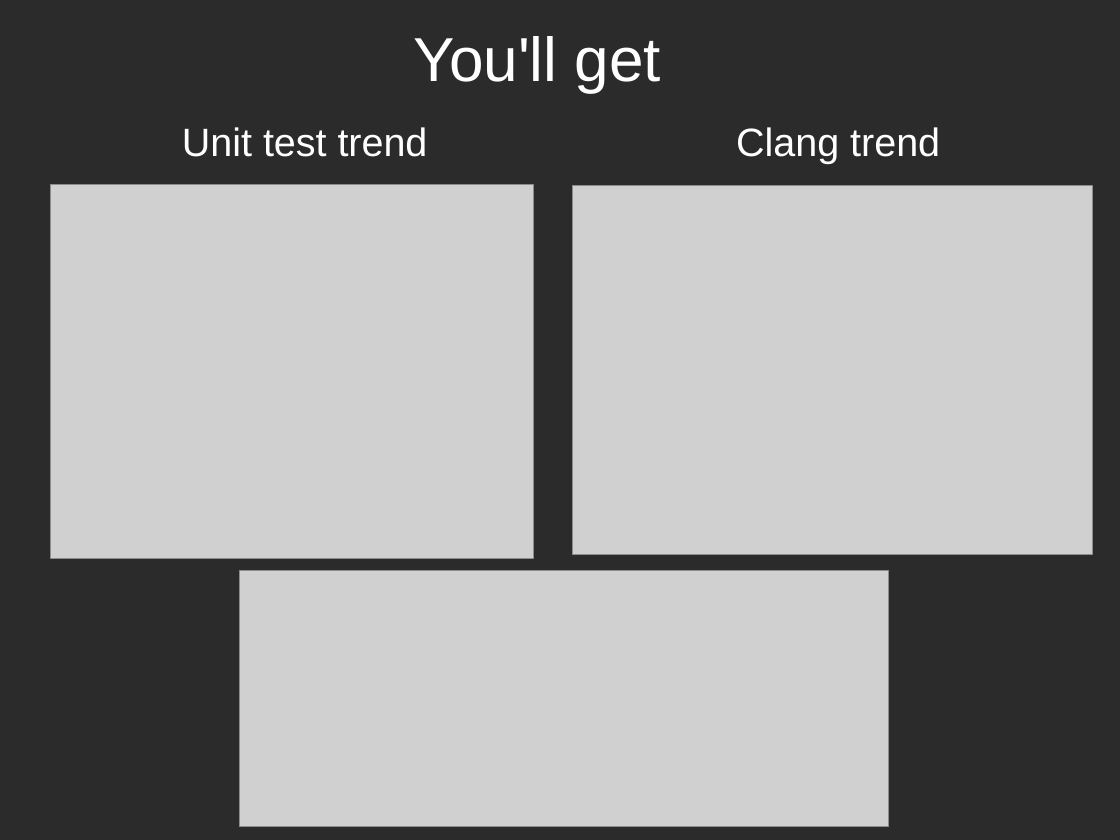
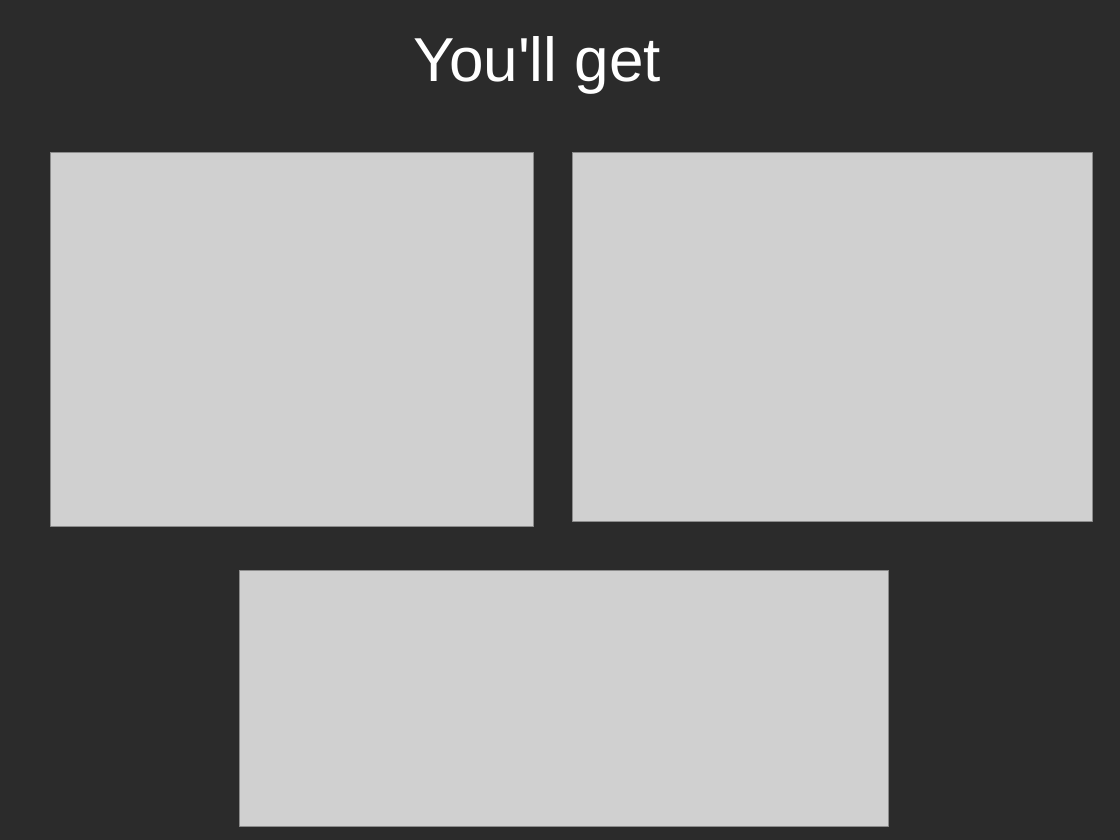
Before and after one commit to dodikk/iContinuousIntegration-slides, a slide deck: slide 34 of ciPresentation.odp (slide 31 before the commit). Drawn at 1120x840 pixels with LibreOffice and Linux fonts; fonts in the diff are those of the drawing; grey boxes stand for pictures; background and template pictures are left out; a plain dark background stands for a picture behind light text. Boxes give left, top, right and bottom in pixels: in the first picture for what was removed or moved away, otherwise in the second. Text is boxed around its words. In the diff, an @@ line names an element or a change of style, - is before the commit and + after.

```diff
--- a/ciPresentation.odp
+++ b/ciPresentation.odp
@@ text removed at bbox=[182, 127, 428, 157] @@
-Unit test trend
@@ text removed at bbox=[736, 127, 940, 164] @@
-Clang trend
@@ picture: place and size @@
-picture at bbox=[51, 185, 534, 559]
+picture at bbox=[51, 152, 534, 526]
@@ picture: place and size @@
-picture at bbox=[572, 186, 1093, 555]
+picture at bbox=[572, 152, 1093, 521]
```
Also in this commit, not shown: 4 other slides changed, 3 slides added, 1 slide removed, 1 other file.
